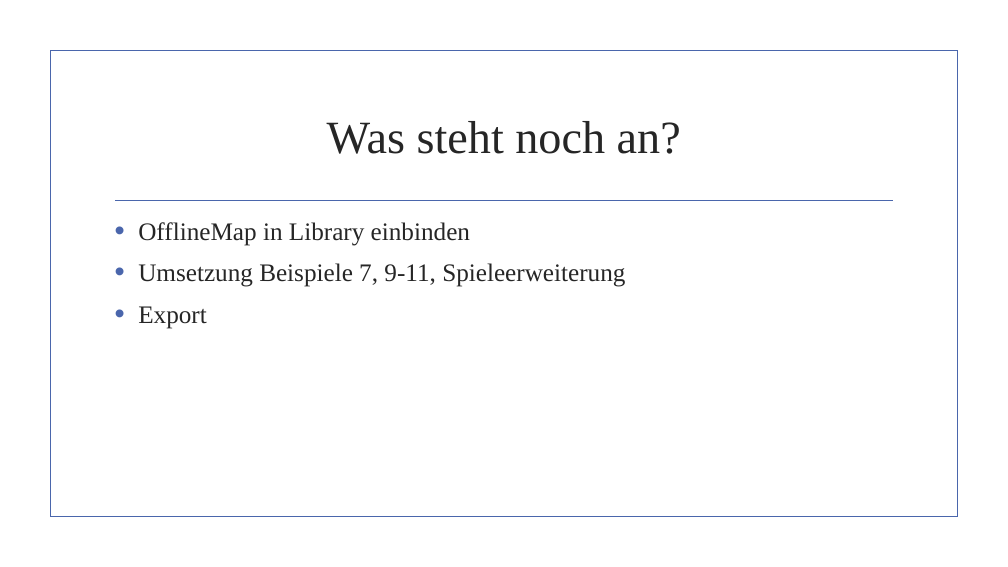
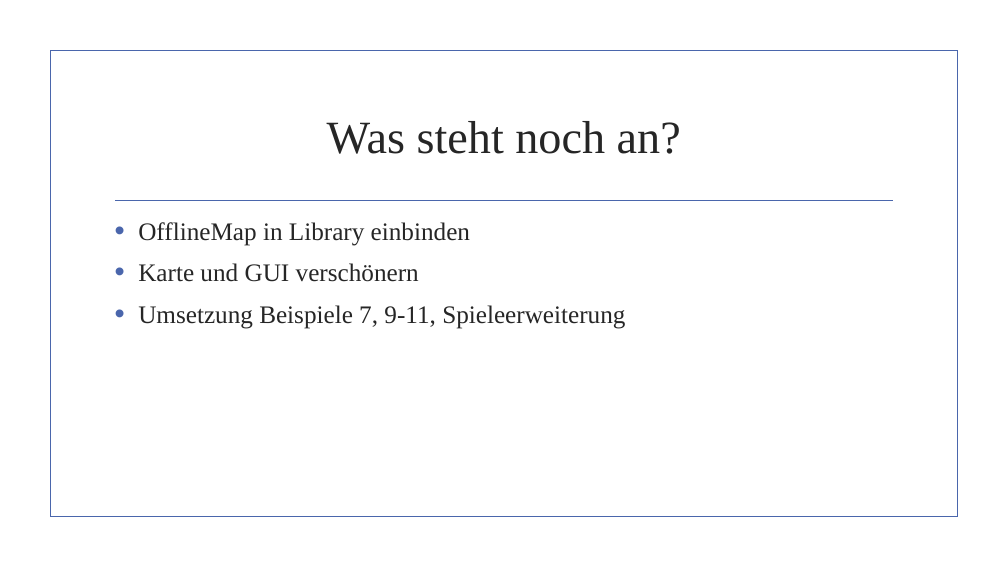
Before and after one commit to Maxnetic/LocationMapping, a slide deck: slide 5 of Milestone Two.pptx. Drawn at 1008x567 pixels with LibreOffice and Linux fonts; fonts in the diff are those of the drawing; background and template pictures are left out. Boxes give left, top, right and bottom in pixels: in the first picture for what was removed or moved away, otherwise in the second. Text is boxed around its words. In the diff, an @@ line names an element or a change of style, - is before the commit and + after.

```diff
--- a/Milestone Two.pptx
+++ b/Milestone Two.pptx
@@ text at [138, 263, 419, 282]: paragraph added @@
+• Karte und GUI verschönern
@@ text at [138, 306, 207, 329]: paragraph removed @@
-• Export
```
Also in this commit, not shown: 2 other slides changed.
